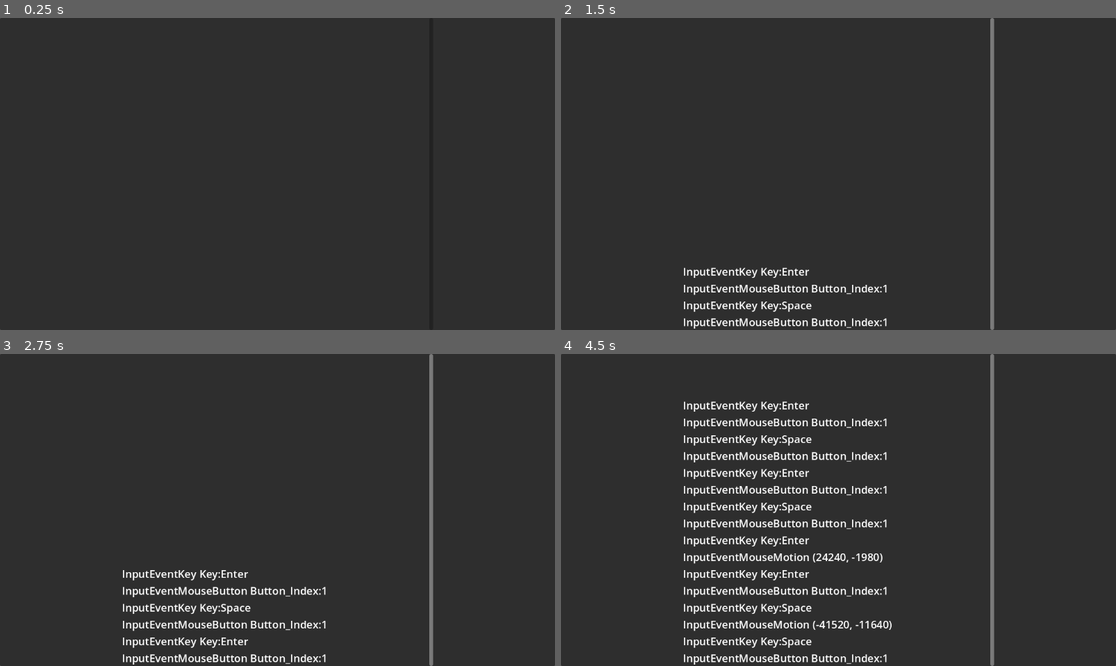
Above: before the commit, frames 1-4 (two rows, left to right).
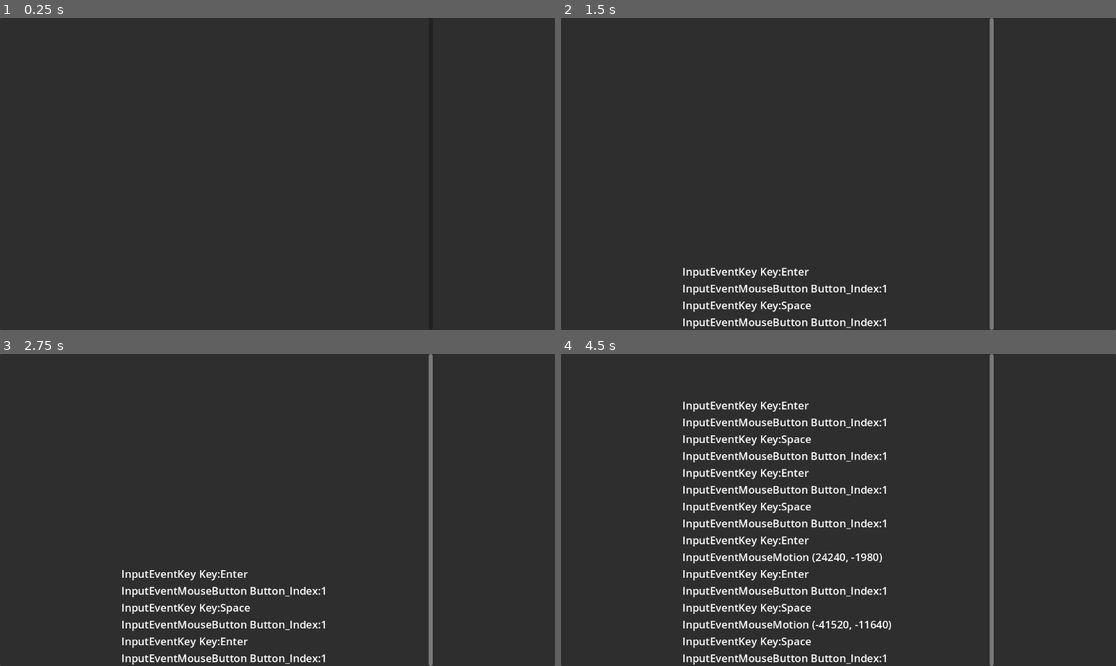
Above: after the commit, the same moments.

Repository: evan-gordon/sgit
Game: Godot game, scene res://main.tscn
The game is run twice, just before and just after one commit, with the same random seed, the same clock (stepped at 60 frames per second) and the same inputs.
Inputs (mouse positions are in pixels of both pictures, inside the frame that each line leads up to):
- Up to frame 1 (0.25 s): no input
- Up to frame 2 (1.5 s): tap Enter at 0.5 s; move the mouse to (960, 158) at 0.52 s; click (960, 158) at 0.67 s; tap Space at 1.25 s; move the mouse to (727, 189) at 1.27 s; click (727, 189) at 1.42 s
- Up to frame 3 (2.75 s): tap Enter at 2 s; move the mouse to (333, 441) at 2.02 s; click (333, 441) at 2.17 s
- Up to frame 4 (4.5 s): tap Space at 2.75, 4.25 s; move the mouse to (810, 572) at 2.77 s; click (810, 572) at 2.92 s; tap Enter at 3.5 s; move the mouse to (1005, 556) at 3.52 s; click (1005, 556) at 3.67 s; move the mouse to (672, 463) at 4.27 s; click (672, 463) at 4.42 s

The runs differ from the first frame. In frame 2, 1.7% of the frame differs, in the area x 22-79%, y 0-100%; in frame 3, 2.4%; in frame 4, 6.0%.

Commit message:
Fix for some controller input handling.

Diff:
--- a/InputReader.gd
+++ b/InputReader.gd
@@ -56,9 +56,9 @@
 	if event is InputEventMouseMotion:
 		return [c, str(event.velocity)]
 	if event is InputEventJoypadButton:
+		return [c, str(event.button_index)]
+	if event is InputEventJoypadMotion:
 		return [c, "Axis:" + str(event.axis) + " Value:" + str(event.axis_value)]
-	if event is InputEventJoypadMotion:
-		return [c, str(event.button_index)]
 	if event is InputEventScreenTouch:
 		return [c, str(event.position)]
 	return [c, "Unhandled input"]
--- a/main.tscn
+++ b/main.tscn
@@ -35,13 +35,15 @@
 offset_bottom = 324.0
 grow_horizontal = 2
 grow_vertical = 2
-mouse_filter = 1
+mouse_filter = 2
 
 [node name="ScrollContainer" type="ScrollContainer" parent="Control/Panel/Control"]
 layout_mode = 1
 anchors_preset = 15
 anchor_right = 1.0
 anchor_bottom = 1.0
+offset_left = -1.0
+offset_right = -1.0
 grow_horizontal = 2
 grow_vertical = 2
 mouse_filter = 0
@@ -51,5 +53,6 @@
 layout_mode = 2
 size_flags_horizontal = 3
 size_flags_vertical = 3
+mouse_filter = 2
 alignment = 2
 script = ExtResource("1_rmaab")
Not shown, changed: README.md
Not shown, added: devices/steam-deck.md
